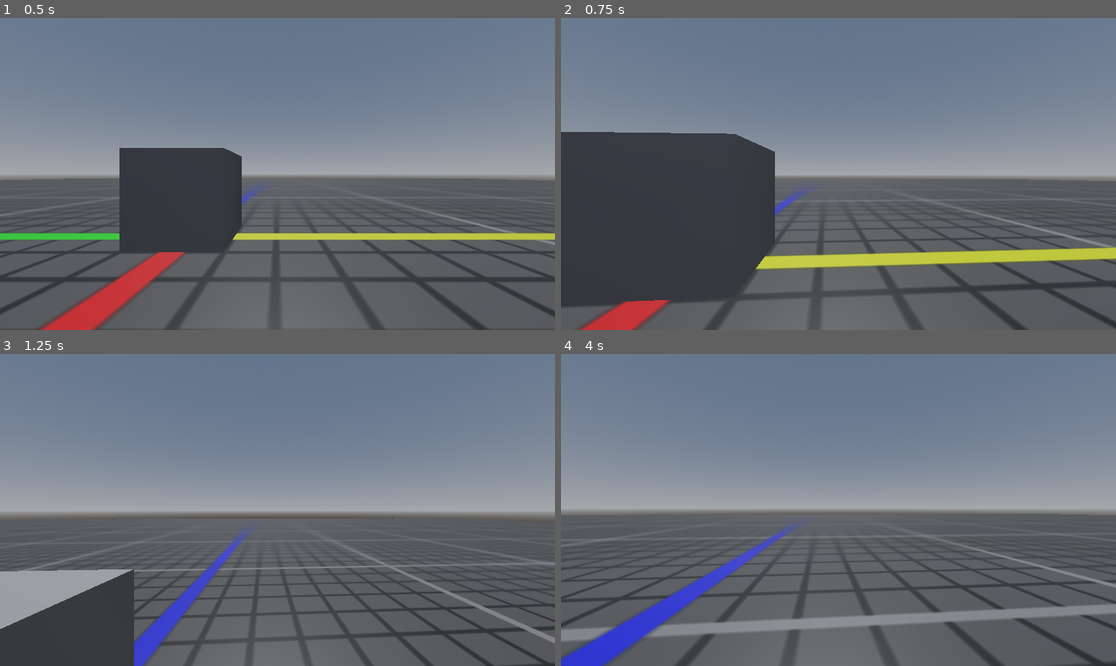
Above: before the commit, frames 1-4 (two rows, left to right).
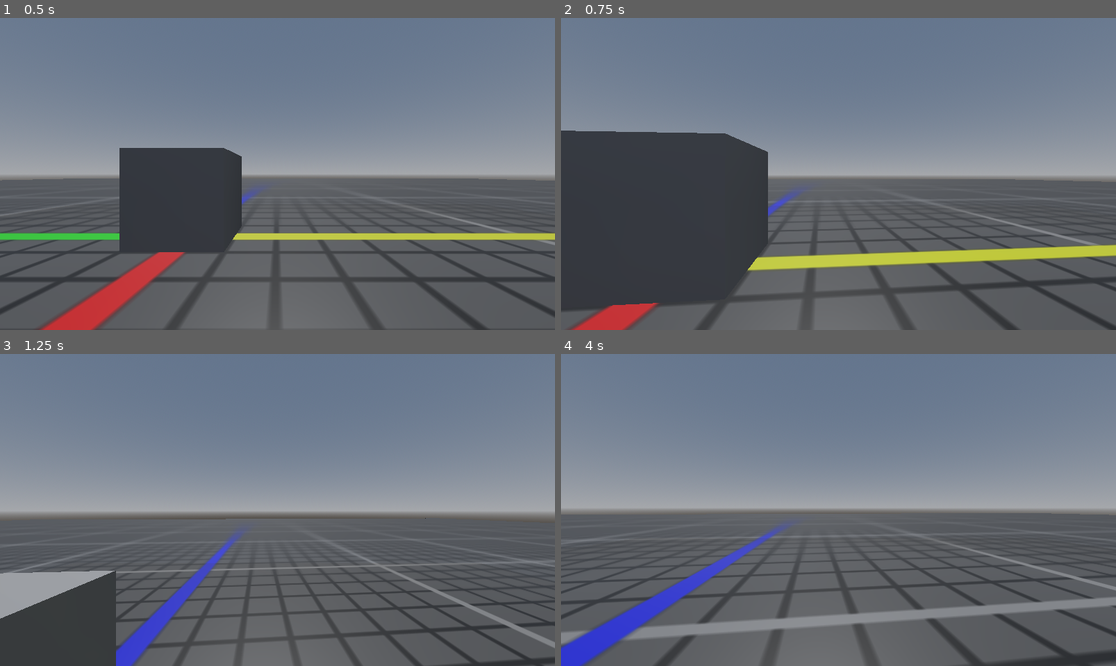
Above: after the commit, the same moments.

Repository: olinic/godot-fps-template
Game: Godot game, scene res://main.tscn
Two runs of this game, one before a commit and one after it. Both use one fixed random seed, a clock stepped at 60 frames per second and the inputs below.
Inputs (mouse positions are in pixels of both pictures, inside the frame that each line leads up to):
- Up to frame 1 (0.5 s): no input
- Up to frame 2 (0.75 s): tap Enter at 0.5 s; move the mouse to (866, 174) at 0.52 s; hold Up (move_forward) from 0.53 s (still down); tap Shift (keyboard_sprint) at 0.6 s
- Up to frame 3 (1.25 s): keep holding Up (move_forward); tap Space (jump) at 0.77 s
- Up to frame 4 (4 s): keep holding Up (move_forward); move the mouse to (810, 510) at 1.27 s; tap Shift (keyboard_sprint) every 0.75 s from 1.35 to 3.6 s; tap Space (jump) at 1.52, 3.02, 3.77 s; move the mouse to (849, 503) at 2.02 s; move the mouse to (832, 516) at 2.77 s; move the mouse to (877, 513) at 3.52 s

Frame 1 is identical in both runs. In frame 2, 5.3% of the frame differs, in the area x 0-100%, y 36-100%; in frame 3, 8.2%; in frame 4, 11%, in the area x 0-100%, y 51-100%.

Commit message:
Add look sensitivity

Diff:
--- a/Player/player.gd
+++ b/Player/player.gd
@@ -9,6 +9,13 @@
 const SPRINT_LIMIT_ANGLE_MULTIPLIER: float = 0.22 # 0.25 = 45 degrees
 const SPRINT_LIMIT_ANGLE_LEFT: float = -PI * SPRINT_LIMIT_ANGLE_MULTIPLIER
 const SPRINT_LIMIT_ANGLE_RIGHT: float = -PI * (1 - SPRINT_LIMIT_ANGLE_MULTIPLIER)
+
+@export var horizontal_look_setting: int = 6
+@export var vertical_look_setting: int = 6
+
+var horizontal_look_sensitivity: float
+var vertical_look_sensitivity: float
+
 var is_sprinting: bool = false
 
 var gravity = ProjectSettings.get_setting("physics/3d/default_gravity")
@@ -19,6 +26,12 @@
 
 func _ready():
 	Input.set_mouse_mode(Input.MOUSE_MODE_CAPTURED)
+	horizontal_look_sensitivity = setting_to_senstivity(horizontal_look_setting)
+	vertical_look_sensitivity = setting_to_senstivity(vertical_look_setting)
+
+func setting_to_senstivity(setting: int) -> float:
+	# 6 is regular speed. Adjust by 10% higher or lower based on setting.
+	return 0.4 + (0.1 * setting)
 
 func _input(event):
 	if event is InputEventMouseMotion:
@@ -80,8 +93,8 @@
 	adjust_camera_look(delta, -aim_dir * CONTROLLER_LOOK_MULTIPLIER)
 
 func adjust_camera_look(delta, look_rotation: Vector2):
-	rotate_y(look_rotation.x * delta)
-	camera_controller.rotate_x(look_rotation.y * delta)
+	rotate_y(look_rotation.x * delta * horizontal_look_sensitivity)
+	camera_controller.rotate_x(look_rotation.y * delta * vertical_look_sensitivity)
 	camera_controller.rotation_degrees.x = clampf(
 		camera_controller.rotation_degrees.x,
 		VERTICAL_LOOK_LOWER_LIMIT,
--- a/player.tscn
+++ b/player.tscn
@@ -9,6 +9,8 @@
 
 [node name="Player" type="CharacterBody3D"]
 script = ExtResource("1_sxc4l")
+horizontal_look_setting = 10
+vertical_look_setting = 10
 
 [node name="CollisionShape3D" type="CollisionShape3D" parent="."]
 shape = SubResource("CapsuleShape3D_uggkb")
